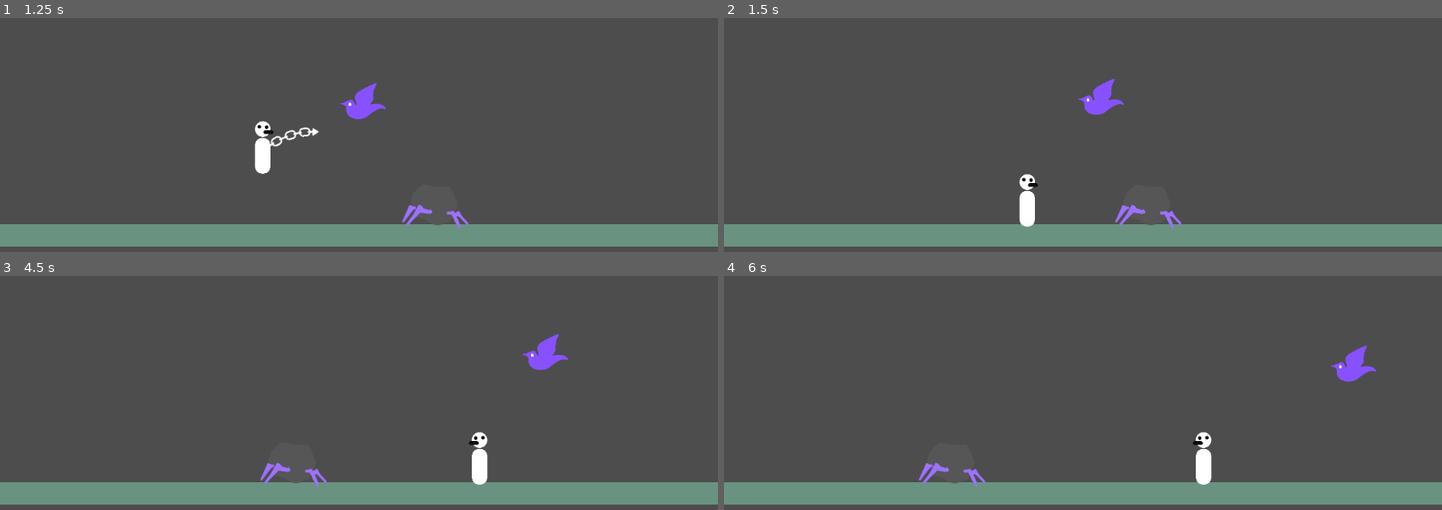
Above: before the commit, frames 1-4 (two rows, left to right).
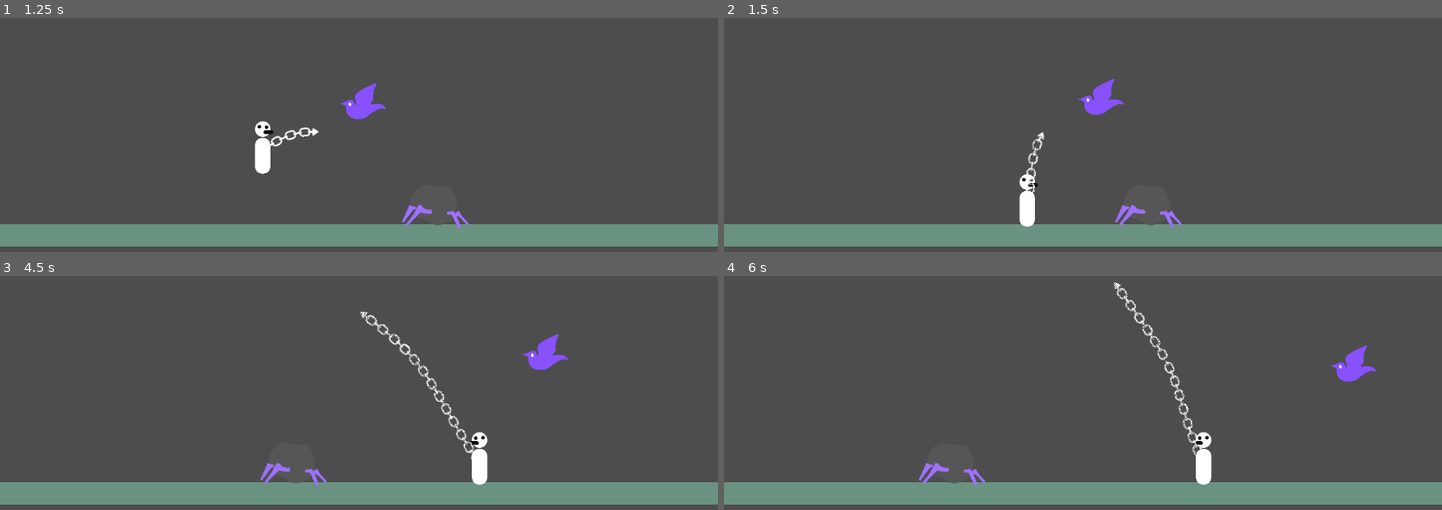
Above: after the commit, the same moments.

Repository: albverse/qimela
Game: Godot game, scene res://scene/MainTest.tscn
Two runs of this game, one before a commit and one after it. Both use one fixed random seed, a clock stepped at 60 frames per second and the inputs below.
Inputs (mouse positions are in pixels of both pictures, inside the frame that each line leads up to):
- Up to frame 1 (1.25 s): tap Enter at 0.5 s; move the mouse to (516, 36) at 0.52 s; hold D (move_right) from 0.53 s (still down); tap Space at 0.6 s; click (516, 36) at 0.67 s; tap W (jump) at 0.77 s
- Up to frame 2 (1.5 s): keep holding D (move_right); move the mouse to (939, 76) at 1.27 s; tap X at 1.35 s
- Up to frame 3 (4.5 s): tap W (jump) at 1.52, 3.02, 3.77 s; move the mouse to (outside the picture) at 2.02 s; release D (move_right) at 2.03 s; hold A (move_left) 2.03-2.78 s; tap Space at 2.1, 3.6 s; move the mouse to (323, 395) at 2.77 s; hold D (move_right) 2.78-4.28 s; tap X at 2.85, 4.35 s; click (323, 395) at 2.92 s; move the mouse to (574, 374) at 3.52 s; move the mouse to (outside the picture) at 4.27 s; hold A (move_left) from 4.28 s (still down)
- Up to frame 4 (6 s): tap W (jump) at 4.52 s; move the mouse to (1118, 315) at 5.02 s; release A (move_left) at 5.03 s; hold D (move_right) 5.03-5.78 s; tap Space at 5.1 s; click (1118, 315) at 5.17 s; move the mouse to (outside the picture) at 5.77 s; hold A (move_left) from 5.78 s (still down); tap X at 5.85 s

Frame 1 is identical in both runs. In frame 2, 0.2% of the frame differs, in the area x 42-45%, y 48-75%; in frame 3, 0.5%; in frame 4, 0.5%, in the area x 54-67%, y 2-77%.

Commit message:
Ensure X cancel plays dissolve shader

Diff:
--- a/scene/player.gd
+++ b/scene/player.gd
@@ -44,6 +44,7 @@
 @export var chain_max_fly_time: float = 0.2    # 飞行超过就停住
 @export var hold_time: float = 0.3             # 停住后悬停多久开始溶解
 @export var burn_time: float = 1.0             # 溶解动画时长
+@export var cancel_dissolve_time: float = 0.3  # 强制取消时的溶解时长
 const DEFAULT_CHAIN_SHADER_PATH: String = "res://shaders/chain_sand_dissolve.gdshader"
 @export var chain_shader_path: String = DEFAULT_CHAIN_SHADER_PATH # 散沙溶解shader
 
@@ -590,6 +591,7 @@
 
 	c.line.material = c.burn_mat
 	c.burn_mat.set_shader_parameter("burn", 0.0)
+	c.line.visible = true
 
 	c.state = ChainState.DISSOLVING
 
@@ -616,7 +618,7 @@
 		# 停止当前抖动/效果
 		c.wave_amp = 0.0
 		c.wave_phase = 0.0
-		_begin_burn_dissolve(i, 0.05, true)
+		_begin_burn_dissolve(i, cancel_dissolve_time, true)
 
 func force_dissolve_chain(slot: int) -> void:
 	if slot < 0 or slot >= chains.size():
@@ -626,7 +628,7 @@
 		return
 	c.wave_amp = 0.0
 	c.wave_phase = 0.0
-	_begin_burn_dissolve(slot, -1.0, true)
+	_begin_burn_dissolve(slot, cancel_dissolve_time, true)
 
 
 func _finish_chain(i: int) -> void:
